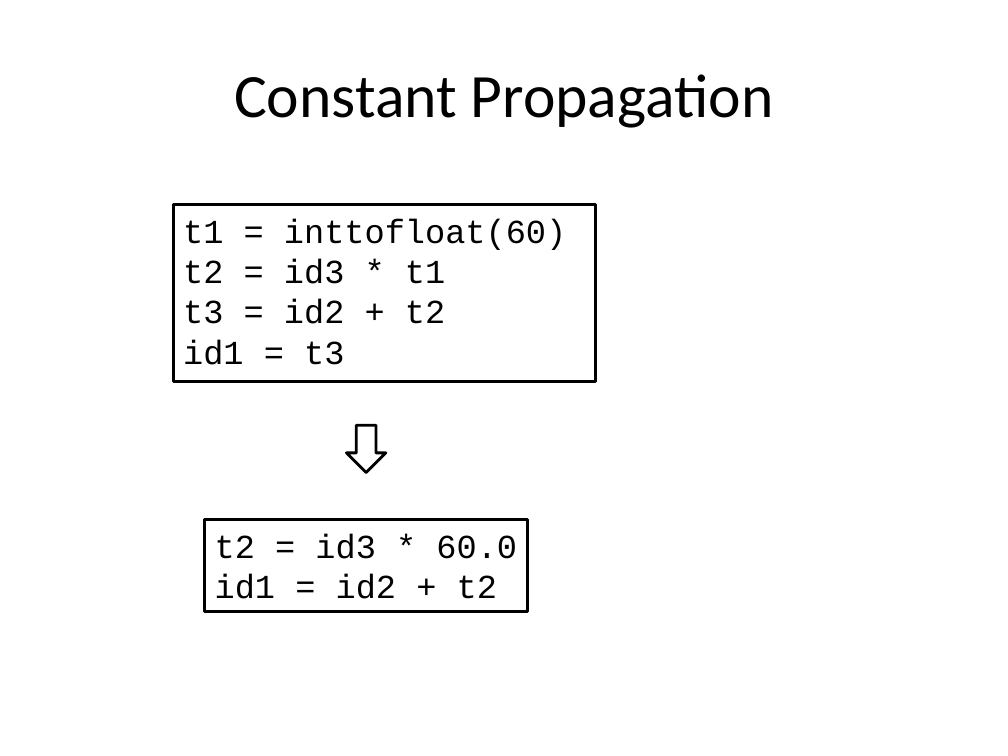
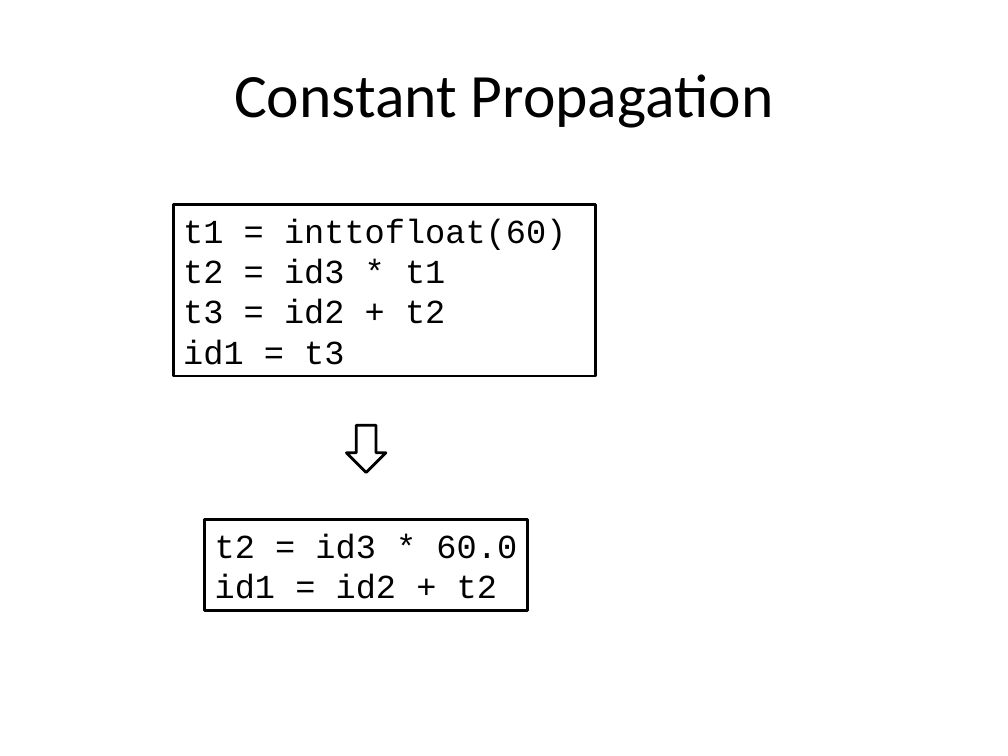
Before and after one commit to damorim/compilers-cin, a slide deck: slide 33 of slides-aulas/intro.pptx. Drawn at 1008x756 pixels with LibreOffice and Linux fonts; fonts in the diff are those of the drawing. Boxes give left, top, right and bottom in pixels: in the first picture for what was removed or moved away, otherwise in the second. Text is boxed around its words. In the diff, an @@ line names an element or a change of style, - is before the commit and + after.

```diff
--- a/slides-aulas/intro.pptx
+++ b/slides-aulas/intro.pptx
@@ rectangle "t1 = inttofloat(60) t2 = ...": place and size @@
-rectangle "t1 = inttofloat(60) t2 = ..." at <box>173,205,596,381</box>
+rectangle "t1 = inttofloat(60) t2 = ..." at <box>173,205,596,376</box>
```
Also in this commit, not shown: 29 other slides changed.
